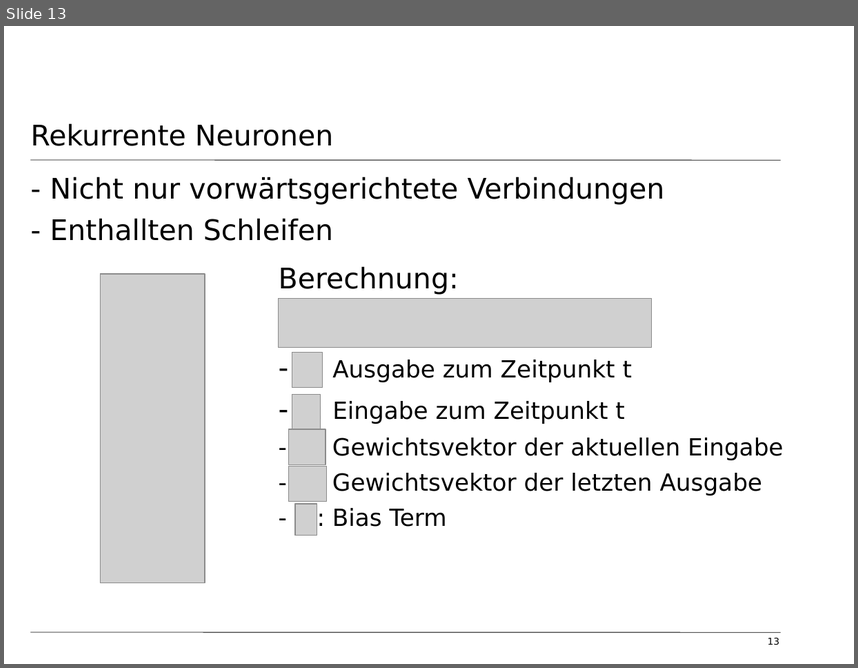
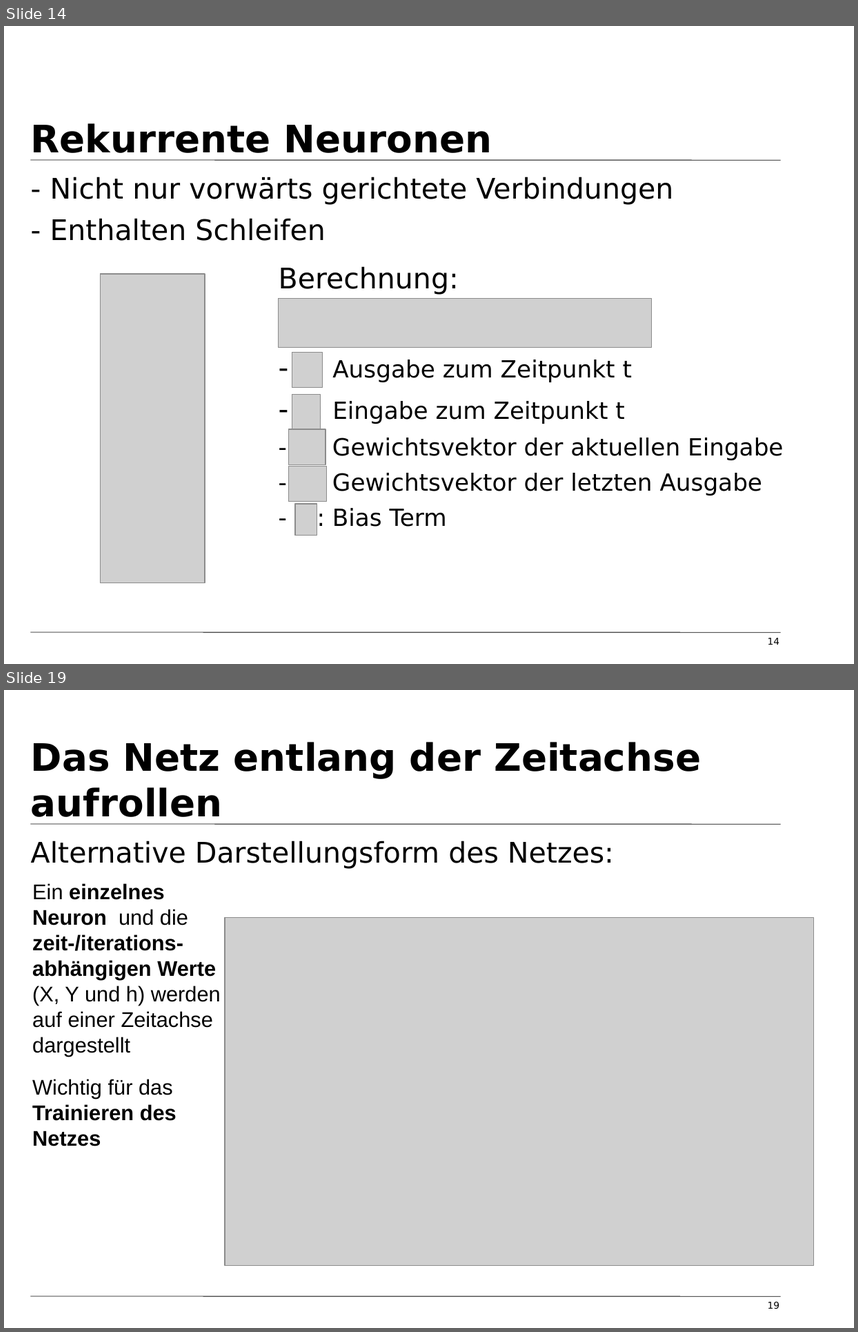
Before and after one commit to tfassbender/deep_learning_team_rnn, a slide deck: vorlesung/vorlesung_rnn_tobias.odp. Shown one above the other, each under a label of ours: slide 13 before the commit, slides 14 and 19 after it; the slides between them are not shown. The pictures are 858x668 and 858x1332 pixels, drawn with LibreOffice and Linux fonts; fonts in the diff are those of the drawing; grey boxes stand for pictures; background and template pictures are left out. Boxes give left, top, right and bottom in pixels: in the first picture for what was removed or moved away, otherwise in the second. Text is boxed around its words. In the diff, an @@ line names an element or a change of style, - is before the commit and + after.

Commit message:
kapitel über Netze entlang der Zeitachse aufrollen fertig; einige neue bilder hinzugefügt

```diff
--- a/vorlesung/vorlesung_rnn_tobias.odp
+++ b/vorlesung/vorlesung_rnn_tobias.odp
@@ slide 19 added at (x1=4, y1=690, x2=854, y2=1328), background #FFFFFF; not listed: 2 template elements that a slide beside it also shows @@
@@ title added at (x1=31, y1=742, x2=701, y2=824), 32 pt, text #000000, bold @@
+Das Netz entlang der Zeitachse aufrollen
@@ text added at (x1=31, y1=840, x2=614, y2=869), 24 pt, text #000000 @@
+Alternative Darstellungsform des Netzes:
@@ text added at (x1=32, y1=883, x2=221, y2=1146), 18 pt, text #000000, bold @@
+Ein einzelnes Neuron und die zeit-/iterations-abhängigen Werte (X, Y und h) werden auf einer Zeitachse dargestellt
+Wichtig für das Trainieren des Netzes
@@ picture added at (x1=225, y1=918, x2=814, y2=1265) @@
@@ page number added at (x1=768, y1=1301, x2=780, y2=1309), 8 pt, text #000000 @@
+19
@@ what was slide 13 is now slide 14 @@
@@ slide 14 changed as well @@
@@ title "Rekurrente Neuronen" at (x1=31, y1=123, x2=493, y2=160): size 24 to 32 pt, bold on; vertical alignment top to bottom @@
@@ text at (x1=50, y1=176, x2=673, y2=241): text changed @@
-- Nicht nur vorwärtsgerichtete Verbindungen
-- Enthallten Schleifen
+- Nicht nur vorwärts gerichtete Verbindungen
+- Enthalten Schleifen
@@ page number at (x1=768, y1=637, x2=780, y2=644): text changed @@
-13
+14
```
Also in this commit, not shown: 12 other slides changed, 8 other slides added, 8 other files.
